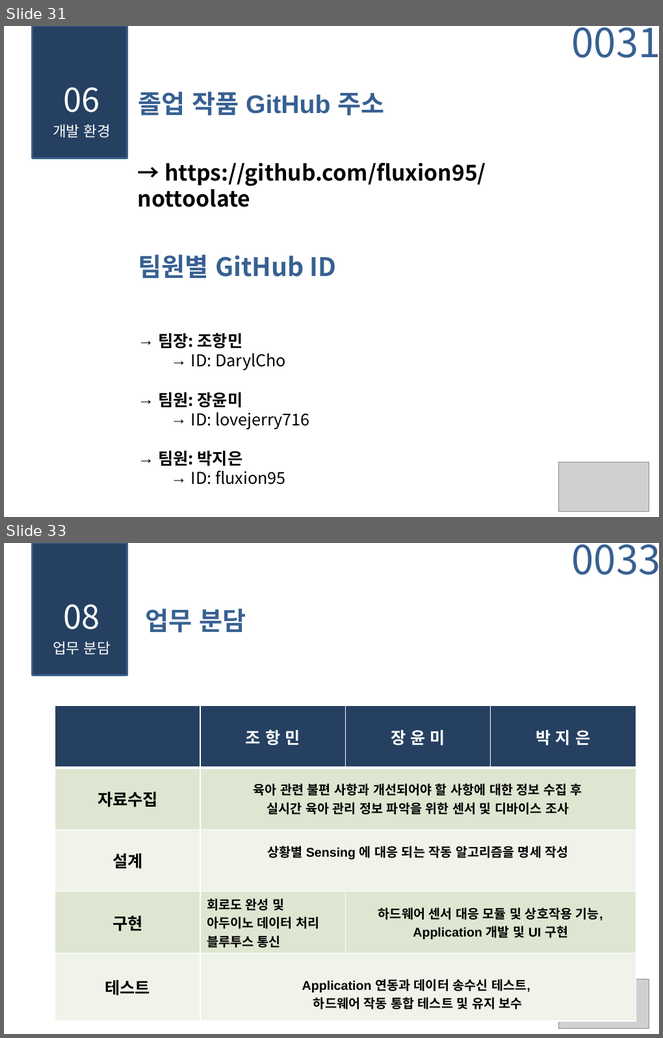
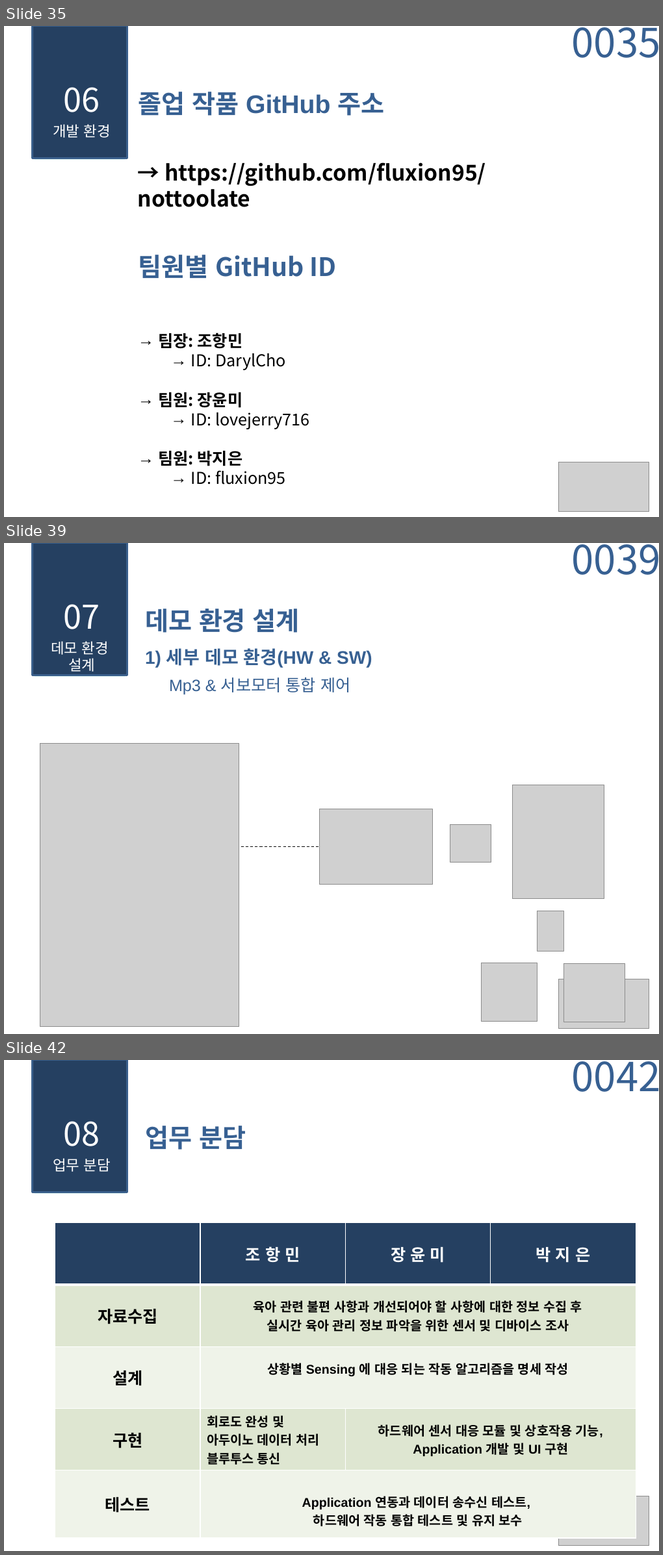
Before and after one commit to fluxion95/nottoolate, a slide deck: 졸업 연구 설계서(조항민,장윤미,박지은).pptx. Shown one above the other, each under a label of ours: slides 31 and 33 before the commit, slides 35, 39 and 42 after it; the slides between them are not shown. The pictures are 663x1038 and 663x1555 pixels, drawn with LibreOffice and Linux fonts; fonts in the diff are those of the drawing; grey boxes stand for pictures; background and template pictures are left out. Boxes give left, top, right and bottom in pixels: in the first picture for what was removed or moved away, otherwise in the second. Text is boxed around its words. In the diff, an @@ line names an element or a change of style, - is before the commit and + after.

Commit message:
졸업 연구 설계서
최종 완성본

```diff
--- a/졸업 연구 설계서(조항민,장윤미,박지은).pptx
+++ b/졸업 연구 설계서(조항민,장윤미,박지은).pptx
@@ slide 39 added at [4, 543, 659, 1034], background #FFFFFF; not listed: 1 template element that a slide beside it also shows @@
@@ rectangle added at [32, 543, 128, 676], fill #254061, outline #3A5F8C 2 pt @@
@@ page number added at [572, 544, 659, 575], 44 pt, text #376092 @@
+0039
@@ text added at [64, 604, 100, 629], 36 pt, text #FFFFFF @@
+07
@@ text added at [145, 609, 300, 633], 28 pt, text #376092, bold @@
+데모 환경 설계
@@ text added at [51, 641, 109, 672], 16 pt, text #FFFFFF @@
+데모 환경
+설계
@@ text added at [62, 641, 102, 672], 16 pt, text #FFFFFF, bold @@
+시스템
+구성도
@@ text added at [145, 648, 372, 668], 20 pt, text #376092, bold @@
+1) 세부 데모 환경(HW & SW)
@@ text added at [169, 678, 350, 694], 18 pt, text #376092 @@
+Mp3 & 서보모터 통합 제어
@@ picture added at [40, 743, 239, 1027] @@
@@ picture added at [512, 785, 605, 899] @@
@@ picture added at [319, 809, 432, 884] @@
@@ picture added at [450, 824, 492, 862] @@
@@ line added from (241, 847) to (319, 847), #000000 0.75 pt dashed @@
@@ picture added at [538, 911, 564, 951] @@
@@ picture added at [482, 963, 538, 1021] @@
@@ picture added at [564, 964, 625, 1023] @@
@@ picture added at [558, 979, 649, 1029] @@
@@ what was slide 31 is now slide 35 @@
@@ page number at [572, 27, 659, 58]: text changed @@
-0031
+0035
@@ what was slide 33 is now slide 42 @@
@@ page number at [572, 1061, 659, 1092]: text changed @@
-0033
+0042
```
Also in this commit, not shown: 6 slides changed, 8 other slides added.
